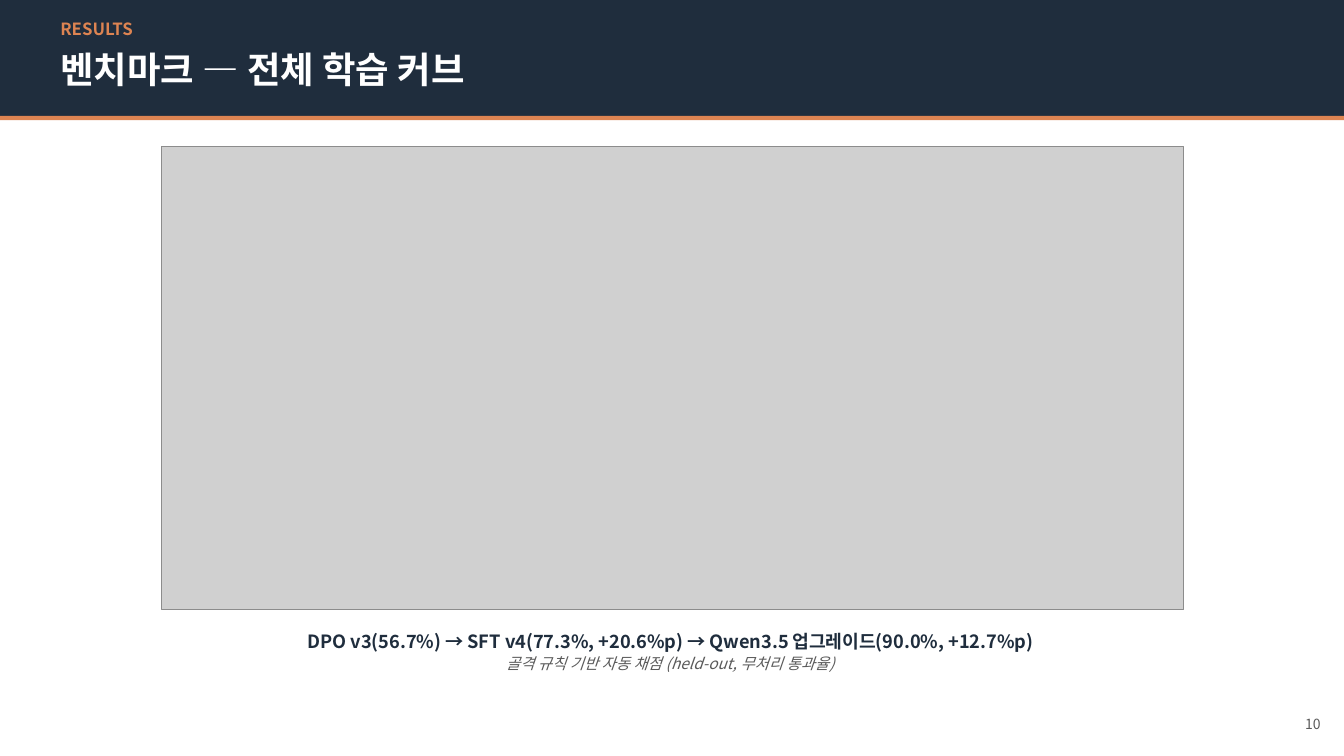
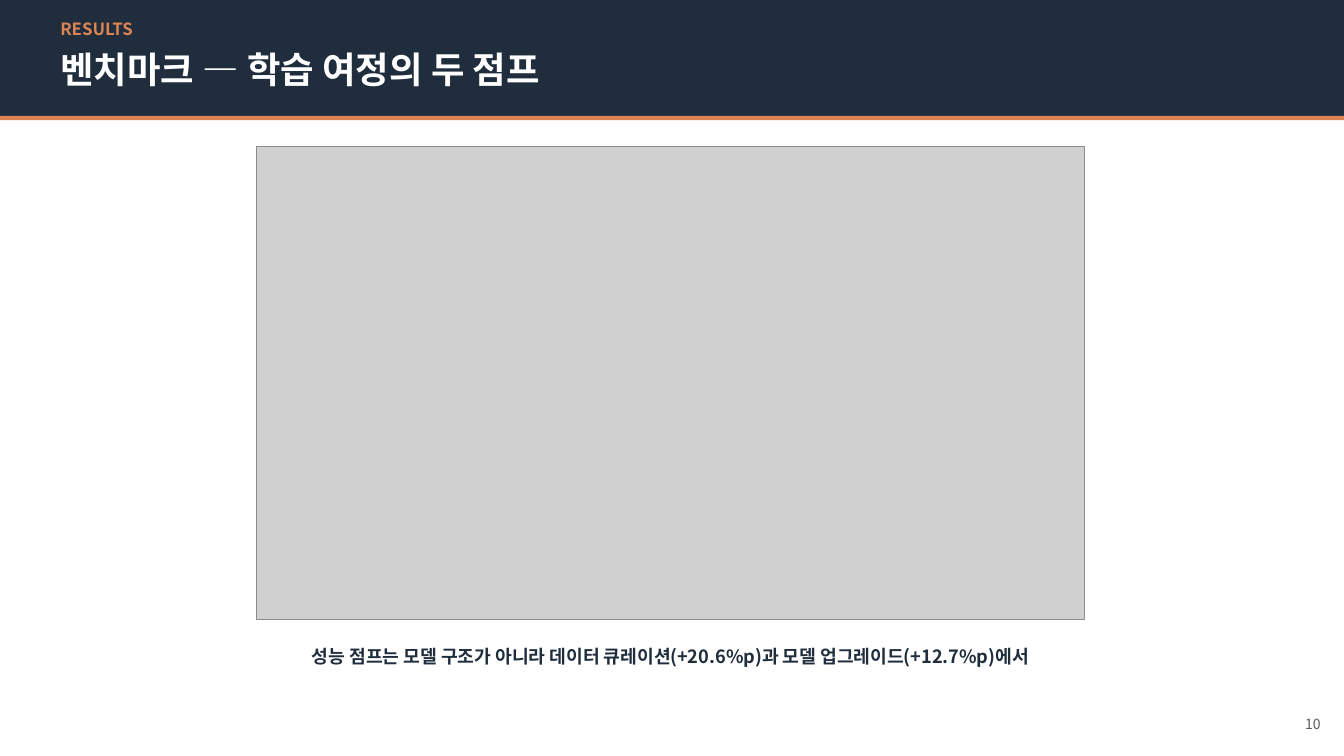
Before and after one commit to jung-geun/TimeSorter, a slide deck: slide 10 of presentation/TimeSorter_발표자료.pptx. Drawn at 1344x756 pixels with LibreOffice and Linux fonts; fonts in the diff are those of the drawing; grey boxes stand for pictures. Boxes give left, top, right and bottom in pixels: in the first picture for what was removed or moved away, otherwise in the second. Text is boxed around its words. In the diff, an @@ line names an element or a change of style, - is before the commit and + after.

```diff
--- a/presentation/TimeSorter_발표자료.pptx
+++ b/presentation/TimeSorter_발표자료.pptx
@@ text at (60,52,540,87): text changed @@
-벤치마크 — 전체 학습 커브
+벤치마크 — 학습 여정의 두 점프
@@ picture: place and size @@
-picture at (162,146,1185,610)
+picture at (256,146,1084,620)
@@ text at (312,647,1028,667): text changed @@
-DPO v3(56.7%) → SFT v4(77.3%, +20.6%p) → Qwen3.5 업그레이드(90.0%, +12.7%p)
-골격 규칙 기반 자동 채점 (held-out, 무처리 통과율)
+성능 점프는 모델 구조가 아니라 데이터 큐레이션(+20.6%p)과 모델 업그레이드(+12.7%p)에서
```
Also in this commit, not shown: 3 other slides changed, 10 other files.
